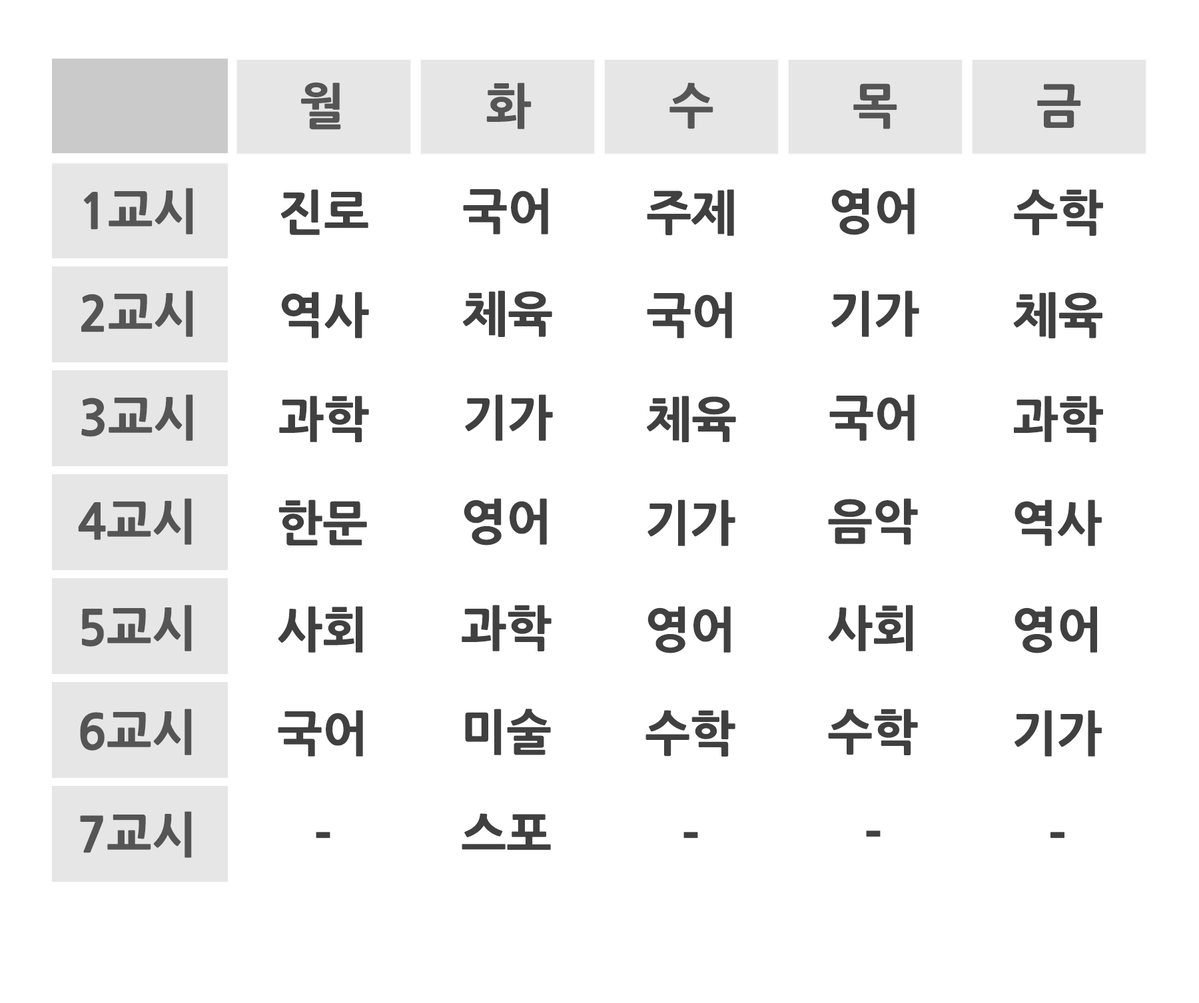
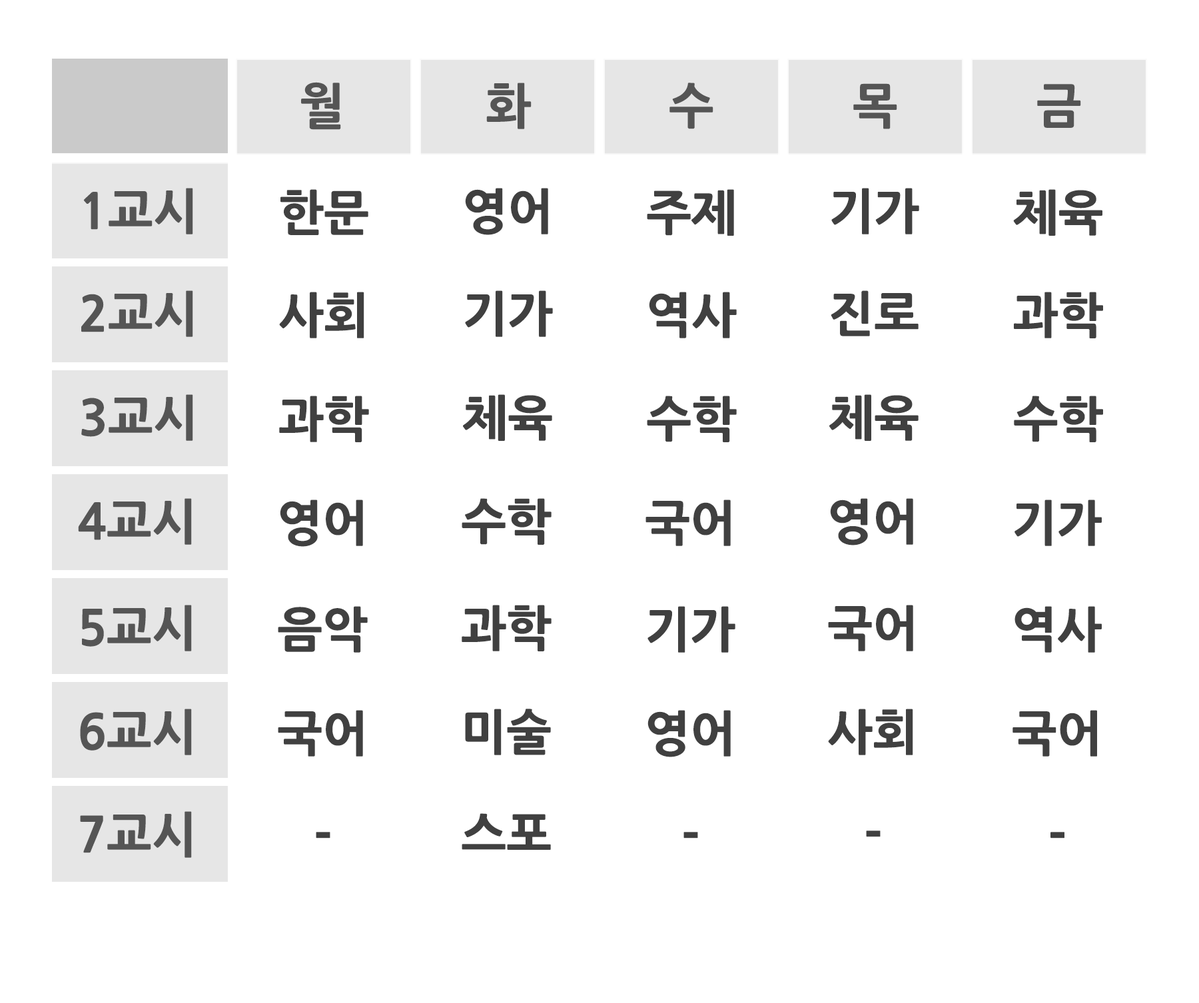
Comparing the layer stacks of the two 1199 x 1003 images. Changes:
renamed "기가" to "국어", painted on it over left=1012, top=710, right=1103, bottom=757
renamed "영어" to "역사", painted on it over left=1014, top=606, right=1103, bottom=654
renamed "체육" to "과학", painted on it over left=1013, top=291, right=1104, bottom=339
renamed "수학" to "체육", painted on it over left=1013, top=189, right=1104, bottom=236
renamed "수학" to "사회", painted on it over left=828, top=708, right=919, bottom=756
renamed "사회" to "국어", painted on it over left=828, top=604, right=914, bottom=652
renamed "음악" to "영어", painted on it over left=828, top=498, right=919, bottom=546
renamed "국어" to "체육", painted on it over left=829, top=394, right=919, bottom=442
renamed "기가" to "진로", painted on it over left=830, top=290, right=920, bottom=338
renamed "영어" to "기가", painted on it over left=831, top=187, right=920, bottom=236
renamed "수학" to "영어", painted on it over left=645, top=710, right=736, bottom=758
renamed "영어" to "기가", painted on it over left=647, top=606, right=736, bottom=654
renamed "기가" to "국어", painted on it over left=645, top=499, right=736, bottom=547
renamed "체육" to "수학", painted on it over left=646, top=395, right=737, bottom=443
renamed "국어" to "역사", painted on it over left=646, top=291, right=737, bottom=339
renamed "영어" to "수학", painted on it over left=461, top=498, right=552, bottom=546
renamed "기가" to "체육", painted on it over left=463, top=394, right=554, bottom=442
renamed "체육" to "기가", painted on it over left=463, top=290, right=554, bottom=338
renamed "사회" to "음악", painted on it over left=277, top=606, right=368, bottom=653
renamed "한문" to "영어", painted on it over left=278, top=499, right=368, bottom=548
renamed "역사" to "사회", painted on it over left=279, top=291, right=370, bottom=339
renamed "진로" to "한문", painted on it over left=280, top=189, right=369, bottom=236
…and 3 more changes (3 painted, 3 renamed)
